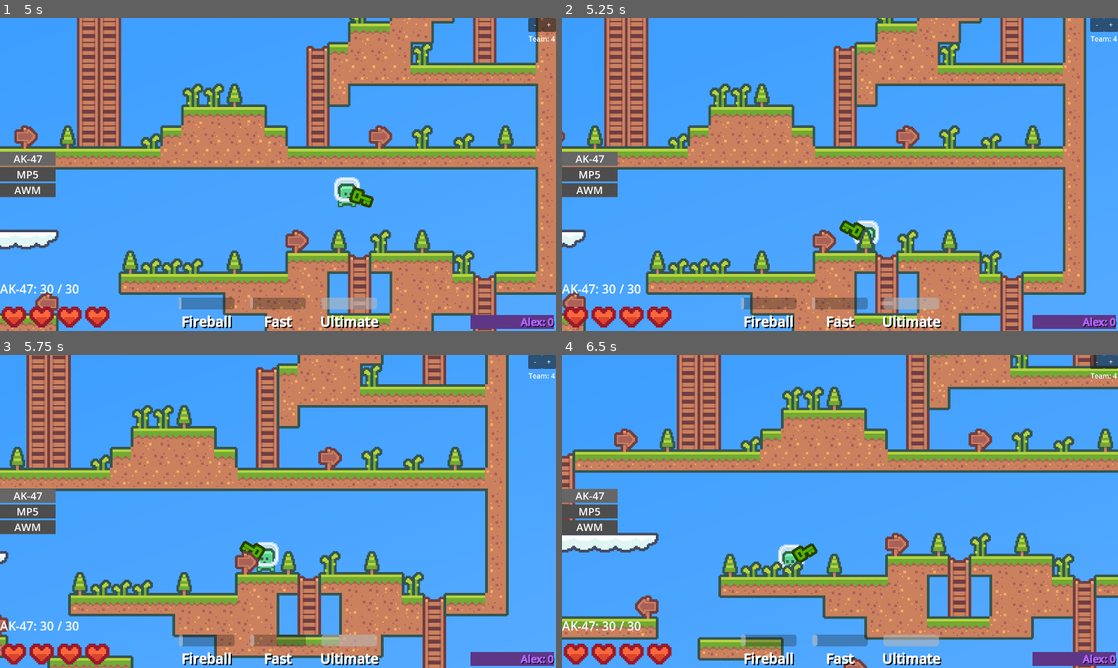
Above: before the commit, frames 1-4 (two rows, left to right).
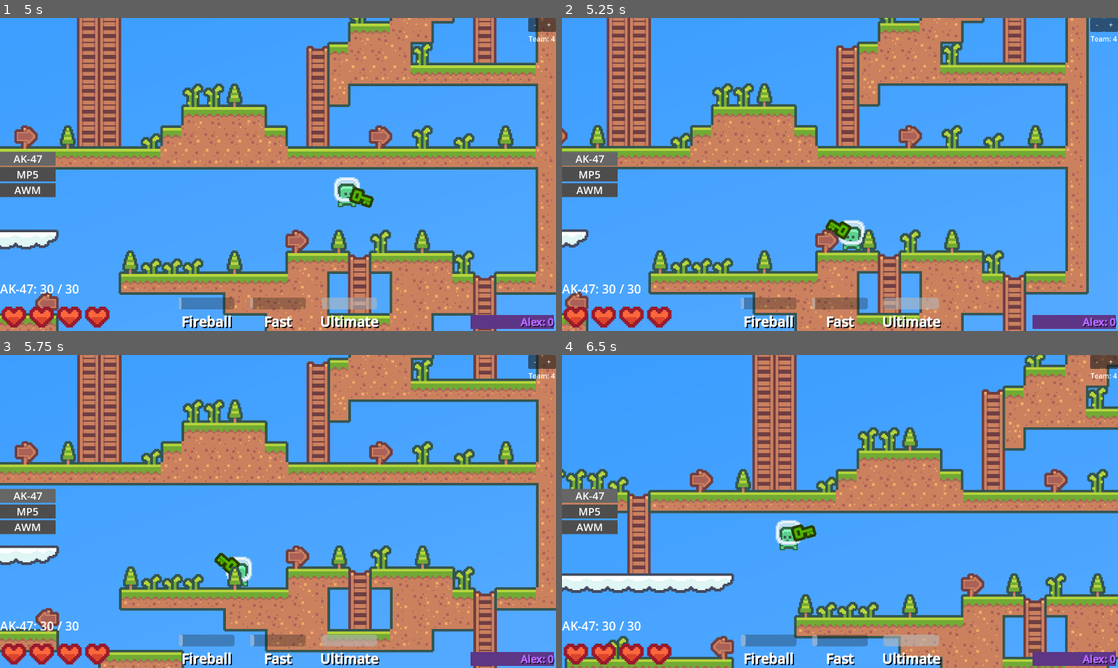
Above: after the commit, the same moments.

Repository: F1zzy31f/Glob-Game
Game: Godot game, scene res://scenes/MainMenu.tscn
Same seed, same stepped clock (60 frames per second), same inputs: the game is played once before the commit and once after it.
Inputs (mouse positions are in pixels of both pictures, inside the frame that each line leads up to):
- Up to frame 1 (5 s): click (278, 136) at 0.52 s; type "Alex" at 0.6 s; click "Play" at 1.25 s; click (278, 136) at 2.02 s; type "12" at 2.1 s; click "Host Game" at 2.75 s; tap Enter at 3.5 s; move the mouse to (250, 237) at 3.52 s; hold D (move_right) from 3.53 s (still down); tap Q (ability_active_1) at 3.6, 4.55 s; tap Space (jump) at 3.77, 4.52 s; tap E (ability_active_2) at 3.8, 4.35 s; move the mouse to (444, 221) at 4.27 s
- Up to frame 2 (5.25 s): move the mouse to (673, 127) at 5.02 s; release D (move_right) at 5.03 s; hold A (move_left) from 5.03 s (still down); tap Q (ability_active_1) at 5.1 s
- Up to frame 3 (5.75 s): keep holding A (move_left); tap E (ability_active_2) at 5.3 s
- Up to frame 4 (6.5 s): keep holding A (move_left); move the mouse to (867, 511) at 5.77 s; tap E (ability_active_2) at 5.85 s; tap Space (jump) at 6.02 s; tap Q (ability_active_1) at 6.05 s

Frame 1 is identical in both runs. In frame 2, 17% of the frame differs, in the area x 0-95%, y 0-100%; in frame 3, 48%; in frame 4, 57%, in the area x 0-100%, y 0-100%.

Commit message:
Fix fireball?

Diff:
--- a/scenes/Temporary.tscn
+++ b/scenes/Temporary.tscn
@@ -1,7 +1,3 @@
 [gd_scene format=3 uid="uid://c254mlslgbhh"]
 
 [node name="Temporary" type="Node"]
-
-[node name="MultiplayerSpawner" type="MultiplayerSpawner" parent="."]
-_spawnable_scenes = PackedStringArray("res://scenes/Fireball.tscn")
-spawn_path = NodePath("..")
--- a/scripts/Ability.gd
+++ b/scripts/Ability.gd
@@ -40,14 +40,7 @@
 
 				match style:
 					AbilityStyle.Projectile:
-						var aim_normal = (global_position - get_global_mouse_position()).normalized().limit_length(1)
-						var new_projectile = projectile_scene.instantiate()
-						new_projectile.name = str(multiplayer.get_unique_id()) + "_" + new_projectile.name
-
-						Temporary.add_child(new_projectile, true)
-
-						new_projectile.global_position = global_position - (aim_normal * 24)
-						new_projectile.set_axis_velocity(-aim_normal * projectile_speed)
+						projectile.rpc((global_position - get_global_mouse_position()).normalized().limit_length(1))
 
 					AbilityStyle.Buff:
 						player.health += buff_health
@@ -59,3 +52,12 @@
 						player.health -= buff_health
 						player.speed -= buff_speed
 						player.jump_height -= buff_jump_height
+@rpc("any_peer", "call_local")
+func projectile(aim_normal):
+	var new_projectile = projectile_scene.instantiate()
+	new_projectile.name = str(multiplayer.get_unique_id()) + "_" + new_projectile.name
+
+	Temporary.add_child(new_projectile, true)
+
+	new_projectile.global_position = global_position - (aim_normal * 24)
+	new_projectile.set_axis_velocity(-aim_normal * projectile_speed)
--- a/scripts/Fireball.gd
+++ b/scripts/Fireball.gd
@@ -7,18 +7,14 @@
 func _enter_tree():
 	set_multiplayer_authority(int(name.split("_")[0]), true)
 
-func _process(delta):
+func _process(_delta):
 	visible = !dormant
 
-func _on_body_entered(body):
+func _on_body_entered(_body):
 	if not is_multiplayer_authority(): return
 
 	for hit in blast_radius.get_overlapping_bodies():
 		if hit.is_in_group("Hurtable"):
 			hit.hurt.rpc(32)
 
-	dormant = true
-
-	await get_tree().create_timer(1).timeout
-
 	queue_free()
